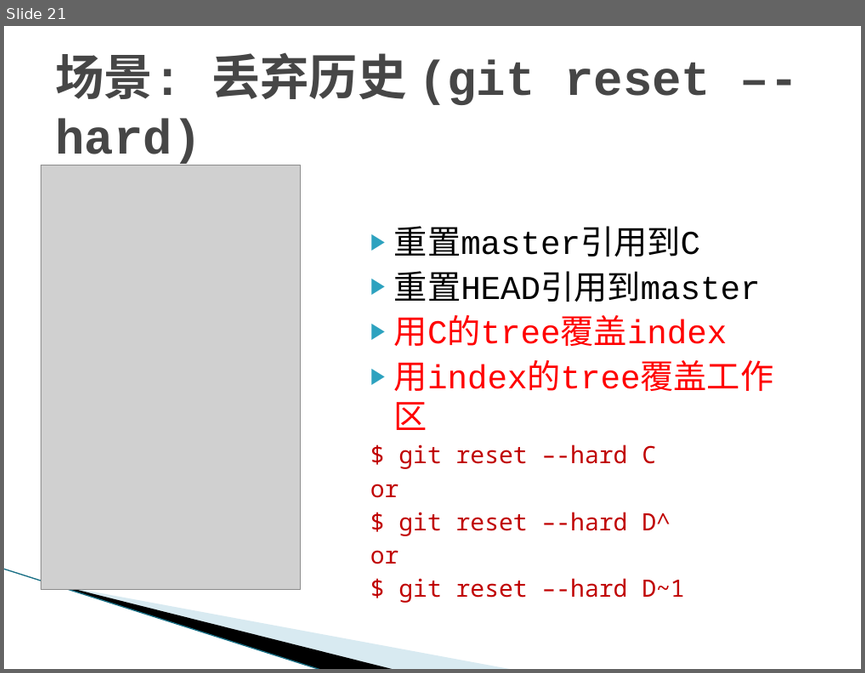
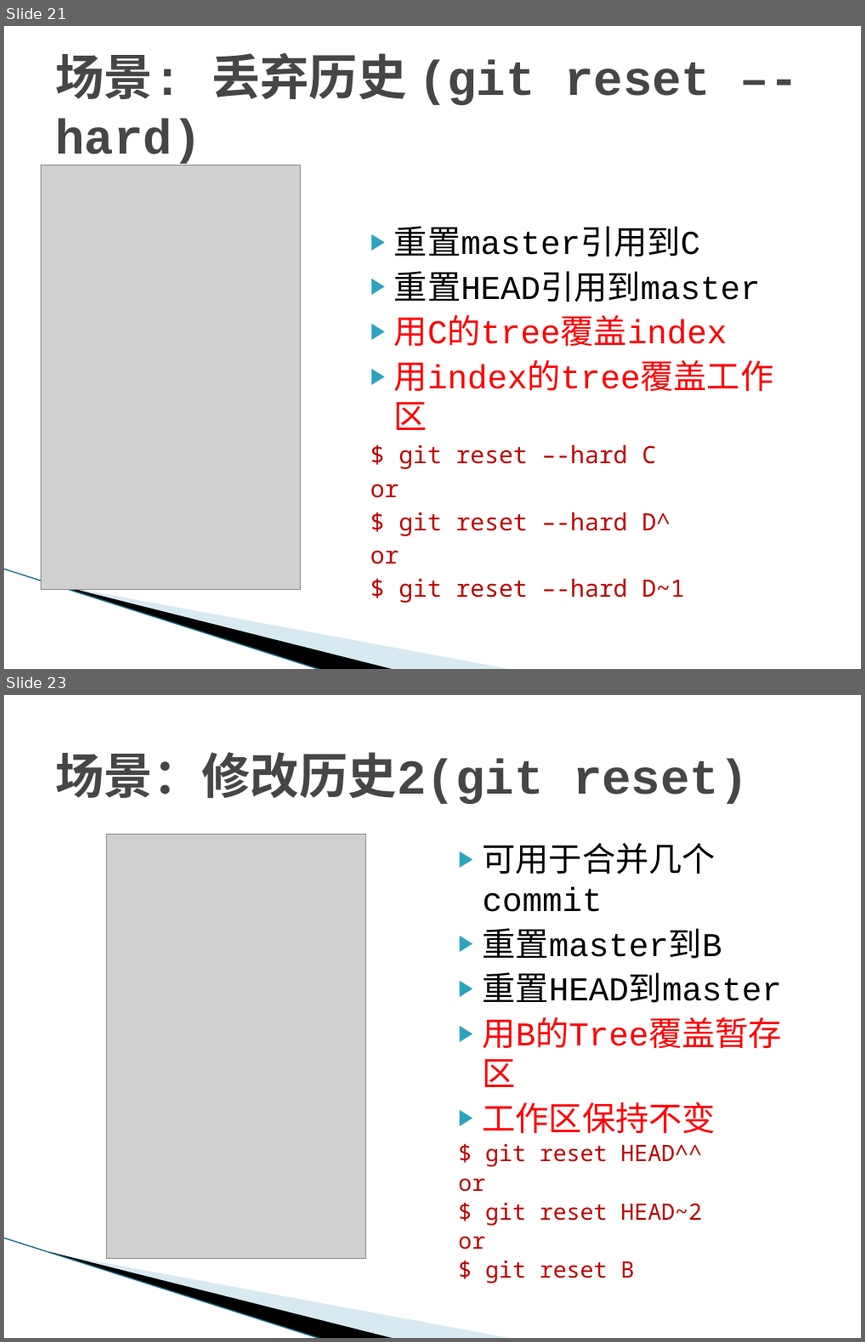
Before and after one commit to texnician/demo, a slide deck: ppt/Git.pptx. Shown one above the other, each under a label of ours: slide 21 before the commit, slides 21 and 23 after it; the slides between them are not shown. The pictures are 865x673 and 865x1342 pixels, drawn with LibreOffice and Linux fonts; fonts in the diff are those of the drawing; grey boxes stand for pictures; background and template pictures are left out. Boxes give left, top, right and bottom in pixels: in the first picture for what was removed or moved away, otherwise in the second. Text is boxed around its words. In the diff, an @@ line names an element or a change of style, - is before the commit and + after.

Commit message:
git reset

```diff
--- a/ppt/Git.pptx
+++ b/ppt/Git.pptx
@@ slide 23 added at box(4, 695, 861, 1338), background #FFFFFF; not listed: 3 template elements that a slide beside it also shows @@
@@ title added at box(55, 752, 749, 804), 41 pt, text #464646, bold @@
+场景：修改历史2(git reset)
@@ picture added at box(107, 834, 365, 1258) @@
@@ text added at box(458, 843, 782, 1283), 28 pt, text #C00000 @@
+▶ 可用于合并几个commit
+▶ 重置master到B
+▶ 重置HEAD到master
+▶ 用B的Tree覆盖暂存区
+▶ 工作区保持不变
+$ git reset HEAD^^
+or
+$ git reset HEAD~2
+or
+$ git reset B
```
Also in this commit, not shown: 1 slide changed, 1 other file.
